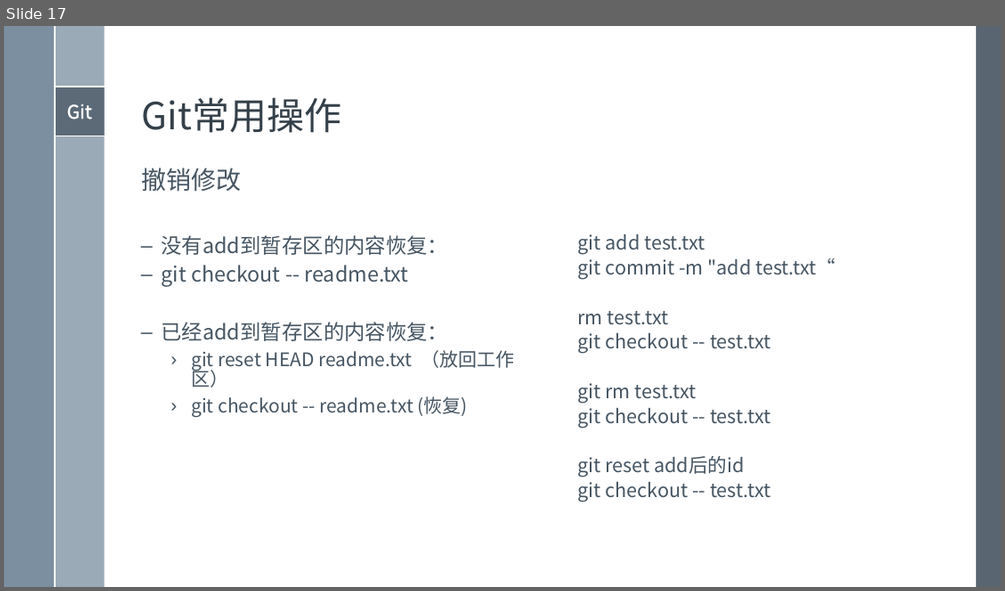
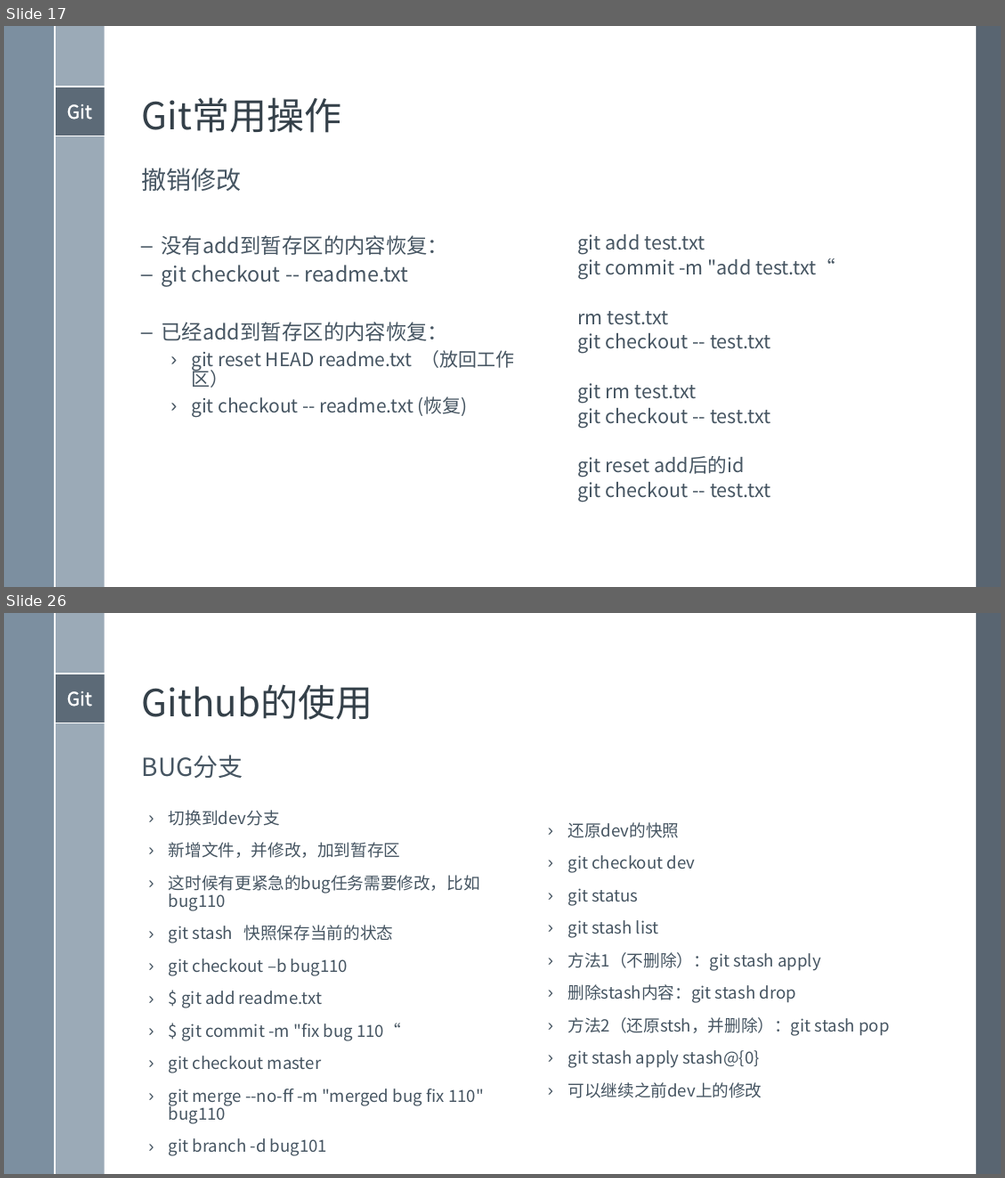
Before and after one commit to xami/joke, a slide deck: docs/windows模板/演示文稿 2.pptx. Shown one above the other, each under a label of ours: slide 17 before the commit, slides 17 and 26 after it; the slides between them are not shown. The pictures are 1005x591 and 1005x1178 pixels, drawn with LibreOffice and Linux fonts; fonts in the diff are those of the drawing. Boxes give left, top, right and bottom in pixels: in the first picture for what was removed or moved away, otherwise in the second. Text is boxed around its words. In the diff, an @@ line names an element or a change of style, - is before the commit and + after.

```diff
--- a/docs/windows模板/演示文稿 2.pptx
+++ b/docs/windows模板/演示文稿 2.pptx
@@ slide 26 added at [4, 613, 1001, 1174], background #FFFFFF; not listed: 7 template elements that a slide beside it also shows @@
@@ title added at [142, 684, 372, 720], 36 pt, text #35404A @@
+Github的使用
@@ text added at [142, 755, 243, 778], 24 pt, text #465562 @@
+BUG分支
@@ text added at [169, 810, 484, 1107], 16 pt, text #465562 @@
+› 切换到dev分支
+› 新增文件，并修改，加到暂存区
+› 这时候有更紧急的bug任务需要修改，比如bug110
+› git stash 快照保存当前的状态
+› git checkout –b bug110
+› $ git add readme.txt
+› $ git commit -m "fix bug 110“
+› git checkout master
+› git merge --no-ff -m "merged bug fix 110" bug110
+› git branch -d bug101
@@ text added at [568, 822, 889, 1098], 16 pt, text #465562 @@
+› 还原dev的快照
+› git checkout dev
+› git status
+› git stash list
+› 方法1（不删除）：git stash apply
+› 删除stash内容：git stash drop
+› 方法2（还原stsh，并删除）：git stash pop
+› git stash apply stash@{0}
+› 可以继续之前dev上的修改
```
Also in this commit, not shown: 2 slides changed, 13 other slides added, 9 slides removed, 12 other files.
